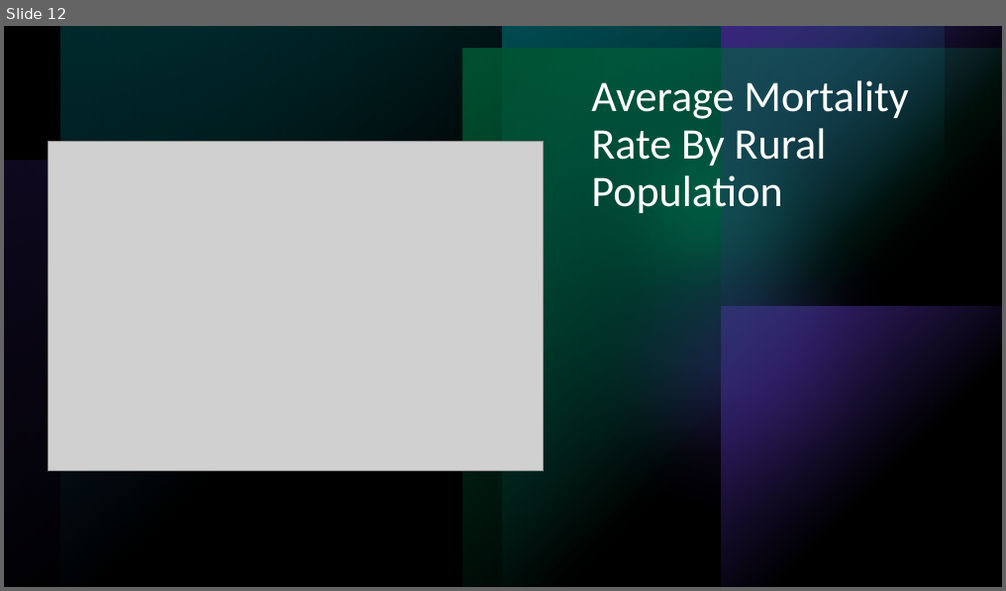
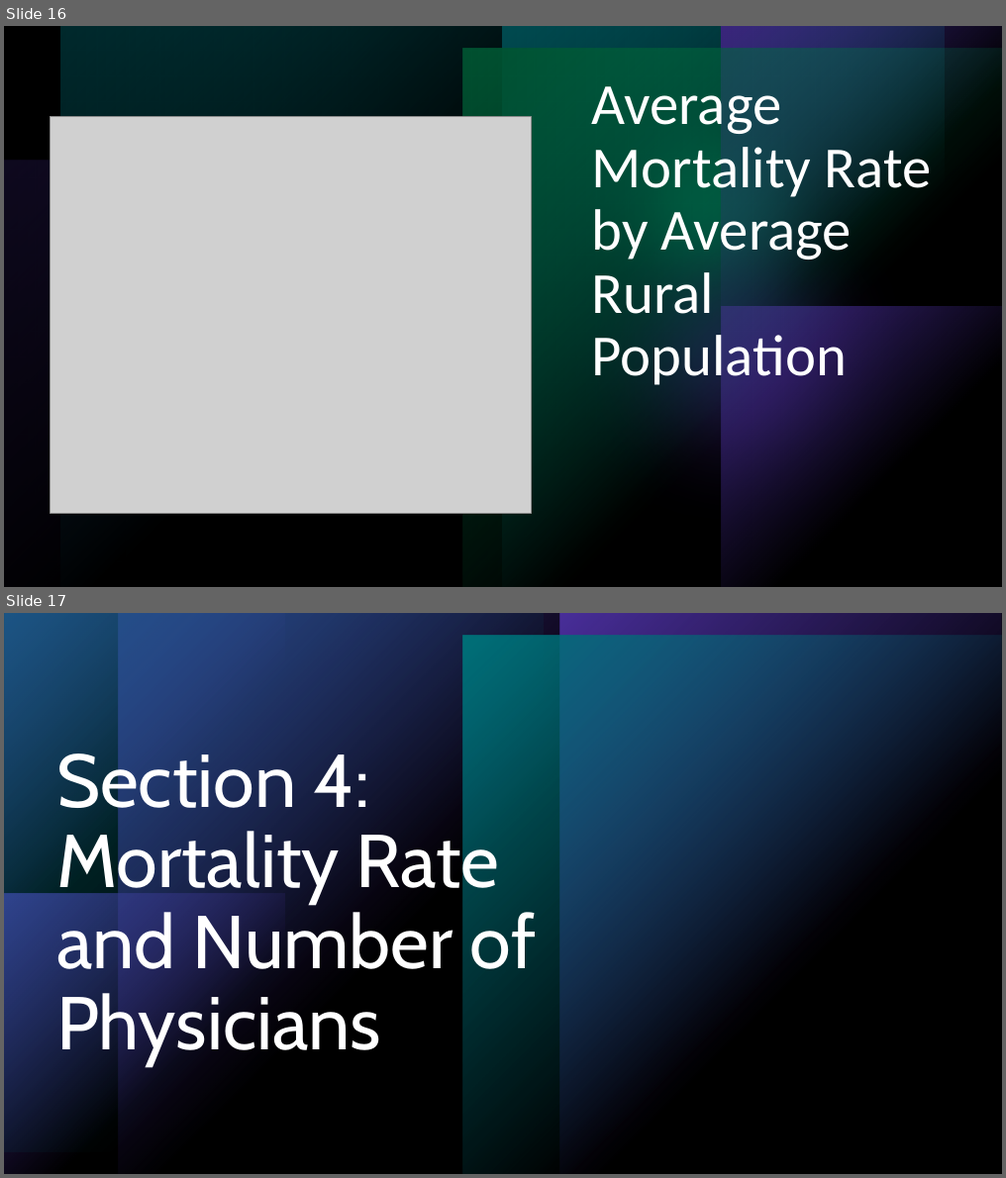
Before and after one commit to ralphy32/project_1, a slide deck: Project 1.pptx. Shown one above the other, each under a label of ours: slide 12 before the commit, slides 16 and 17 after it. The pictures are 1006x591 and 1006x1178 pixels, drawn with LibreOffice and Linux fonts; fonts in the diff are those of the drawing; grey boxes stand for pictures. Boxes give left, top, right and bottom in pixels: in the first picture for what was removed or moved away, otherwise in the second. Text is boxed around its words. In the diff, an @@ line names an element or a change of style, - is before the commit and + after.

```diff
--- a/Project 1.pptx
+++ b/Project 1.pptx
@@ slide 17 added at <box>4,613,1002,1174</box>, background #000000 @@
@@ rectangle added at <box>4,613,285,894</box>, fill gradient #794DFF @@
@@ rectangle added at <box>4,613,544,1153</box>, fill gradient #00BAC8 @@
@@ rectangle added at <box>4,613,1002,1174</box>, fill #000000 at 40% opacity @@
@@ rectangle added at <box>118,613,560,1174</box>, fill gradient #794DFF @@
@@ rectangle added at <box>463,635,1002,1174</box>, fill gradient #00BAC8 @@
@@ rectangle added at <box>560,613,1002,1174</box>, fill gradient #794DFF @@
@@ title added at <box>56,754,536,1065</box>, 72 pt, text #FFFFFF @@
+Section 4:
+Mortality Rate
+and Number of
+Physicians
@@ rectangle added at <box>4,894,285,1174</box>, fill gradient #794DFF @@
@@ what was slide 12 is now slide 16 @@
@@ slide 16 changed as well @@
@@ title at <box>591,86,932,390</box>: text changed; size 42 to 56 pt @@
-Average Mortality Rate By Rural Population
+Average Mortality Rate by Average Rural Population
@@ picture: place and size @@
-picture at <box>49,141,544,472</box>
+picture at <box>51,116,531,514</box>
```
Also in this commit, not shown: 11 other slides changed, 11 other slides added, 4 slides removed.
